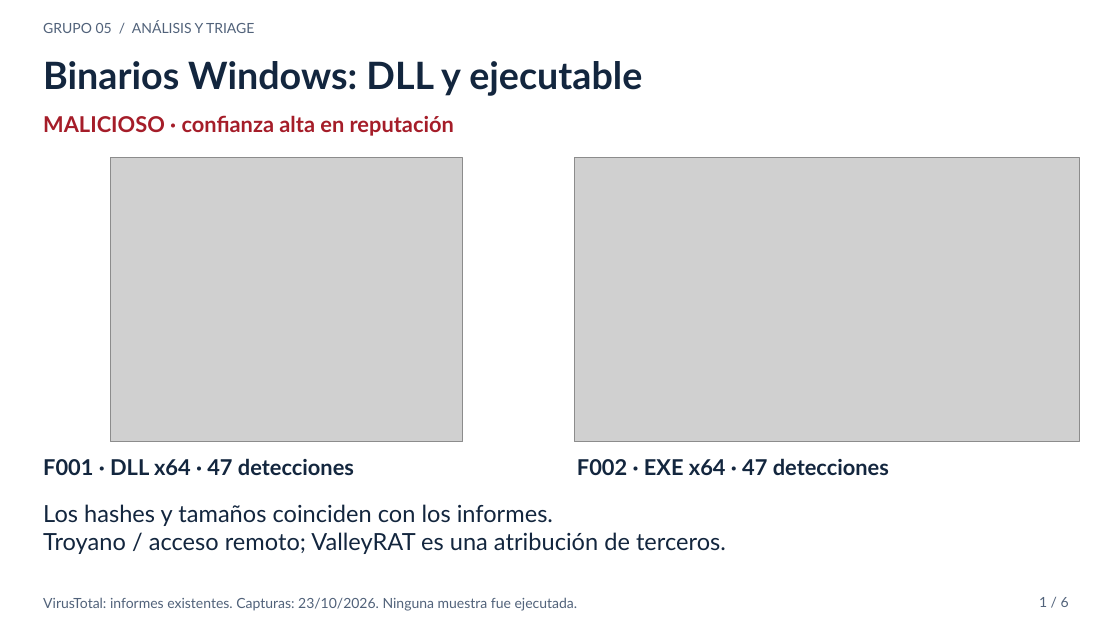
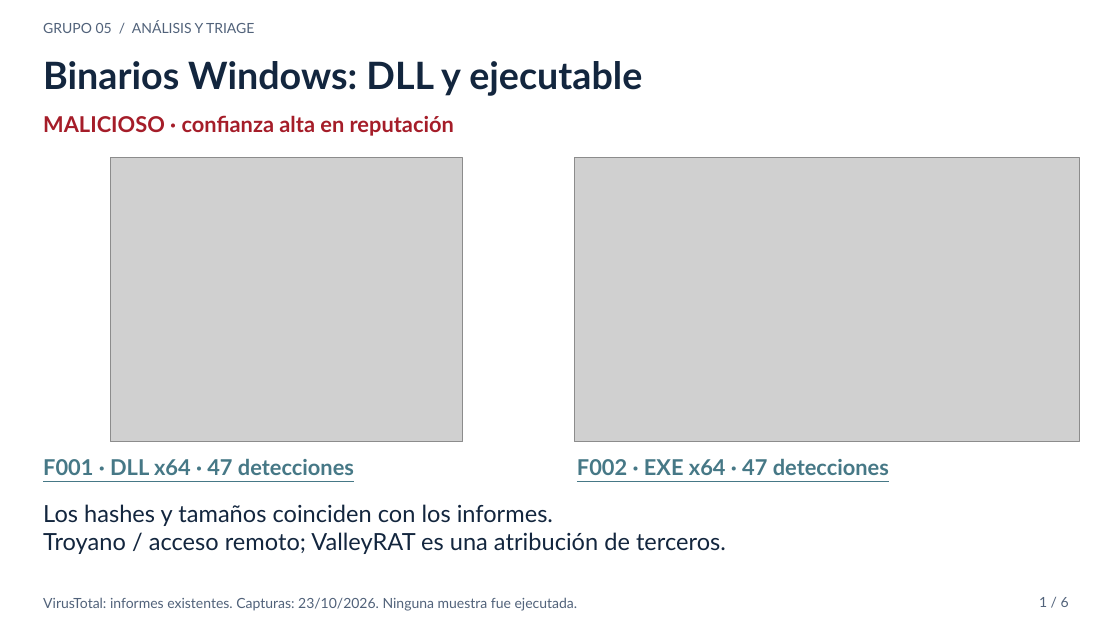
Before and after one commit to FranDSchz/ciberseguridad-phishing-lab, a slide deck: slide 1 of docs/informe-grupo05/entrega/Grupo_05_Presentacion_Consolidada.pptx. Drawn at 1120x630 pixels with LibreOffice and Linux fonts; fonts in the diff are those of the drawing; grey boxes stand for pictures. Boxes give left, top, right and bottom in pixels: in the first picture for what was removed or moved away, otherwise in the second. Text is boxed around its words. In the diff, an @@ line names an element or a change of style, - is before the commit and + after.

```diff
--- a/docs/informe-grupo05/entrega/Grupo_05_Presentacion_Consolidada.pptx
+++ b/docs/informe-grupo05/entrega/Grupo_05_Presentacion_Consolidada.pptx
@@ text "F001 · DLL x64 · ..." at box(43, 458, 354, 475): text colour #13263E to #467886, underline on @@
@@ text "F002 · EXE x64 · ..." at box(577, 458, 889, 475): text colour #13263E to #467886, underline on @@
```
Also in this commit, not shown: 5 other slides changed, 4 other files.
